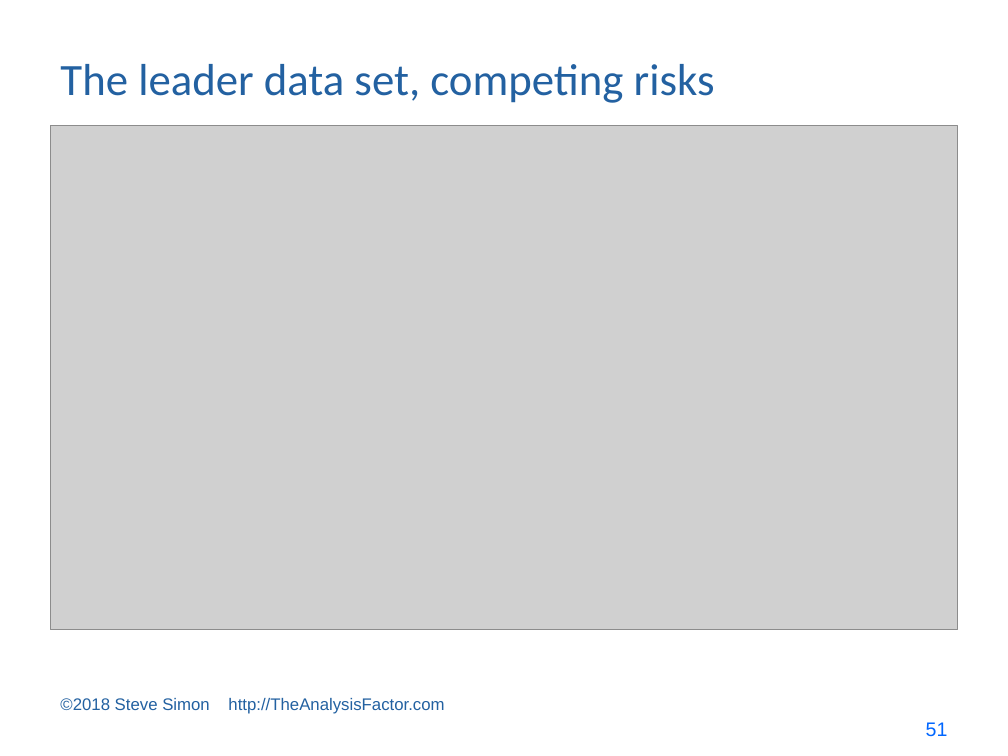
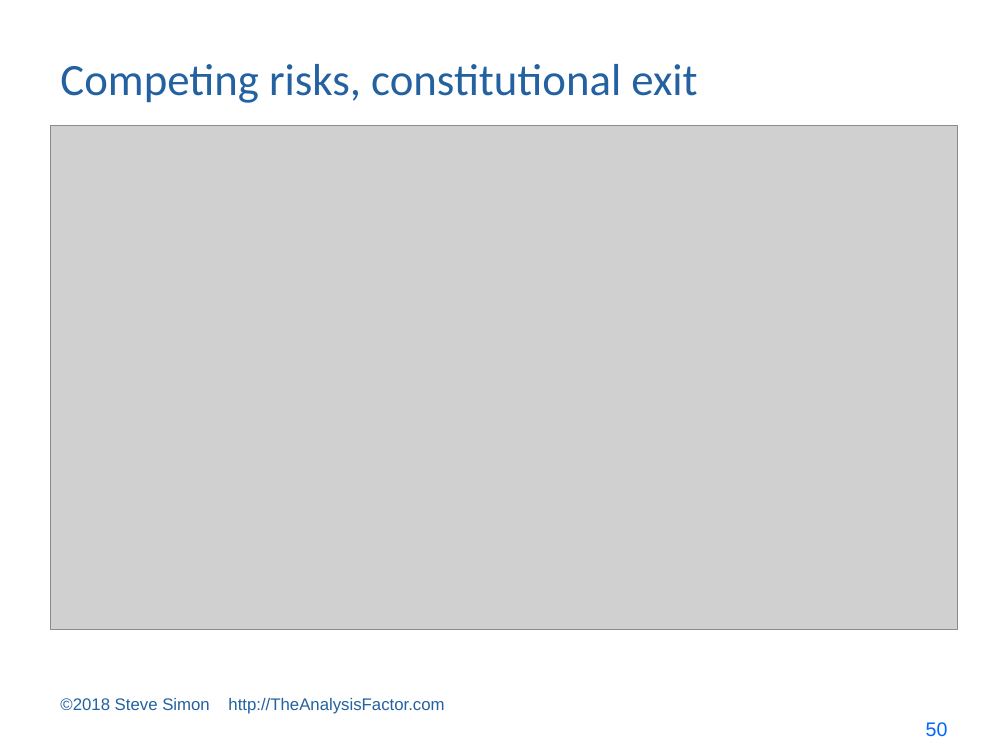
Before and after one commit to pmean/survival-models, a slide deck: slide 50 of bin/survival lecture 8.pptx (slide 51 before the commit). Drawn at 1008x756 pixels with LibreOffice and Linux fonts; fonts in the diff are those of the drawing; grey boxes stand for pictures. Boxes give left, top, right and bottom in pixels: in the first picture for what was removed or moved away, otherwise in the second. Text is boxed around its words. In the diff, an @@ line names an element or a change of style, - is before the commit and + after.

```diff
--- a/bin/survival lecture 8.pptx
+++ b/bin/survival lecture 8.pptx
@@ title at box(60, 64, 697, 103): text changed @@
-The leader data set, competing risks
+Competing risks, constitutional exit
@@ page number at box(926, 722, 948, 737): text changed @@
-51
+50
```
Also in this commit, not shown: 3 other slides changed, 5 slides added, 5 other files.
